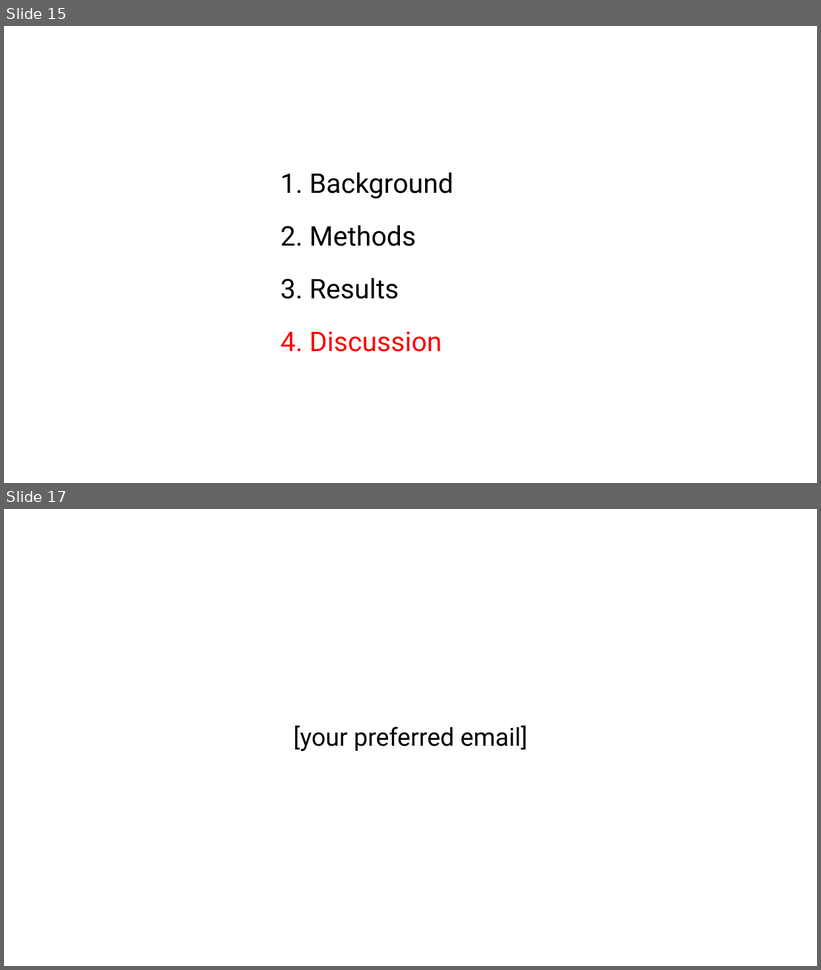
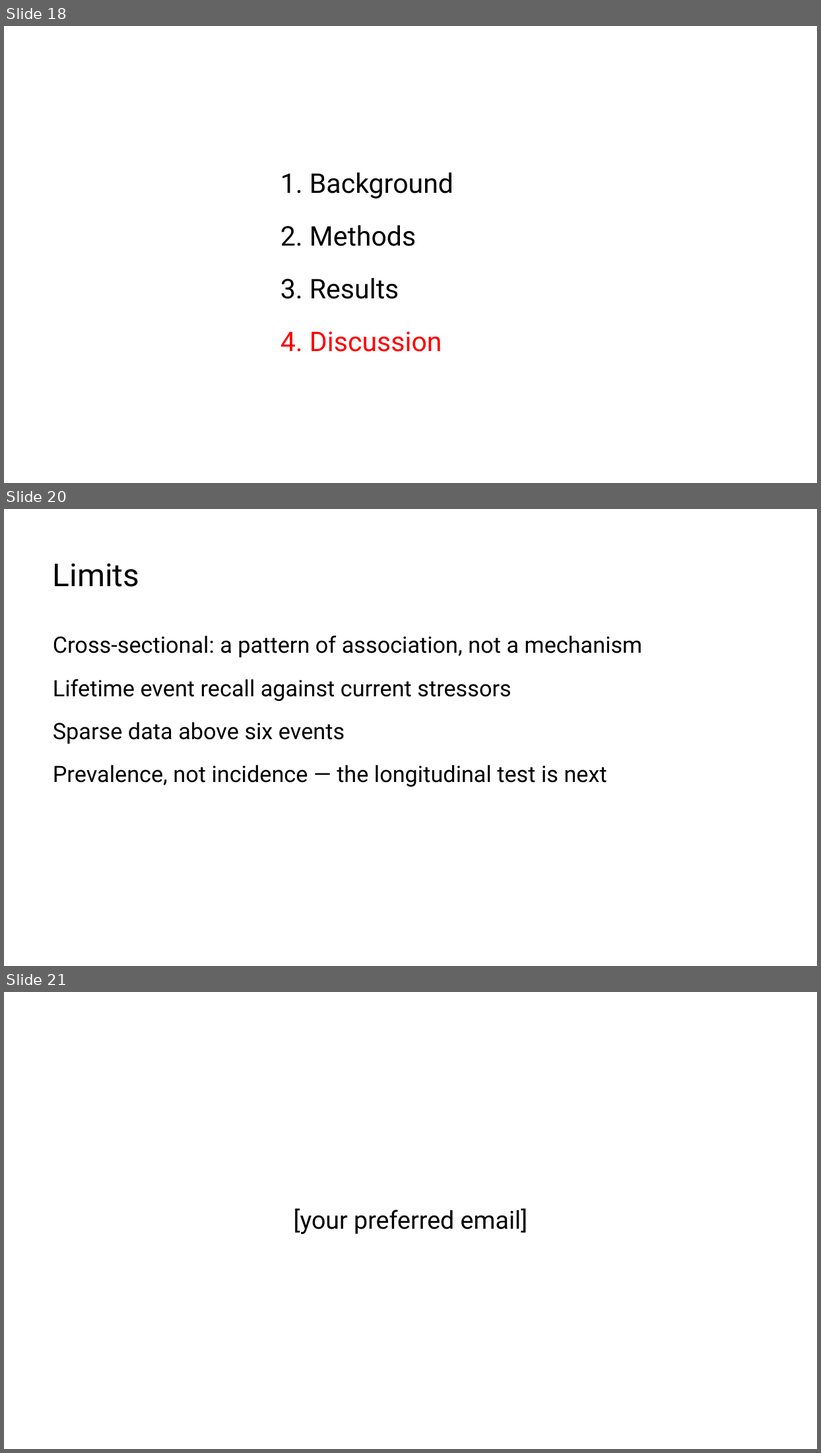
Before and after one commit to MrMoh19/speechify-personal, a slide deck: projects/marvin-stress-trauma/istss_trauma_saturation.pptx. Shown one above the other, each under a label of ours: slides 15 and 17 before the commit, slides 18, 20 and 21 after it; the slides between them are not shown. The pictures are 821x970 and 821x1453 pixels, drawn with LibreOffice and Linux fonts; fonts in the diff are those of the drawing. Boxes give left, top, right and bottom in pixels: in the first picture for what was removed or moved away, otherwise in the second. Text is boxed around its words. In the diff, an @@ line names an element or a change of style, - is before the commit and + after.

```diff
--- a/projects/marvin-stress-trauma/istss_trauma_saturation.pptx
+++ b/projects/marvin-stress-trauma/istss_trauma_saturation.pptx
@@ slide 20 added at (x1=4, y1=509, x2=817, y2=966), background #FFFFFF @@
@@ text added at (x1=53, y1=563, x2=139, y2=587), 28 pt, text #000000 @@
+Limits
@@ text added at (x1=53, y1=636, x2=643, y2=787), 20 pt, text #000000 @@
+Cross-sectional: a pattern of association, not a mechanism
+Lifetime event recall against current stressors
+Sparse data above six events
+Prevalence, not incidence — the longitudinal test is next
@@ what was slide 15 is now slide 18 @@
@@ what was slide 17 is now slide 21 @@
```
Also in this commit, not shown: 6 slides changed, 4 other slides added, 1 slide removed, 1 other file.
